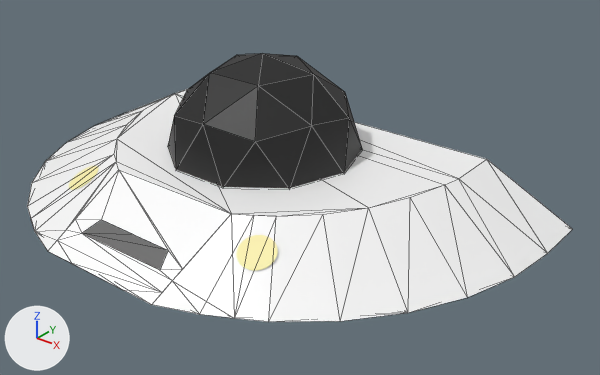
The glTF model Assets/wallbug ship.glb, before and after one commit.
Camera for both pictures: a 50 mm lens placed at (1.81, -2.59, 1.33), pointed at (0.23, -0.62, 0.11). The lights are fixed; the arrows at lower left show +X, +Y and +Z. Mesh edges are drawn as thin lines on the coarser meshes. Where no turn or scale is listed for an object, it has been applied to the vertices.

The first picture shows 'cockpit', 'hull', 'hullGrille', 'lights'.
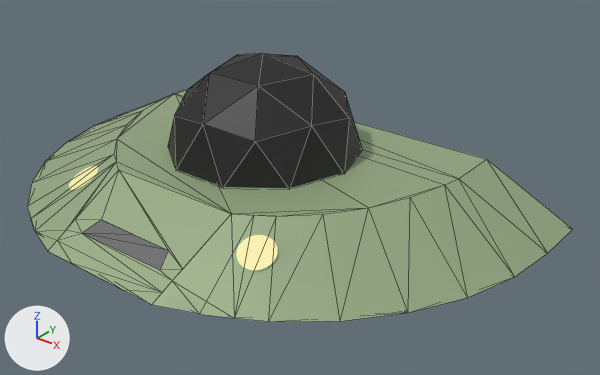
What differs and where, as boxes [x1, y1, x2, y2] in the pictures (600 x 375 px):
'hull', recoloured (white to green)
    both: [27, 88, 572, 322]

What changed in the scene script:
```text
Change mat_hull:
    mat_hull.base_color: (1.0, 1.0, 1.0) -> (0.314, 0.413, 0.235)  # white #ffffff -> green #98ac85
```
